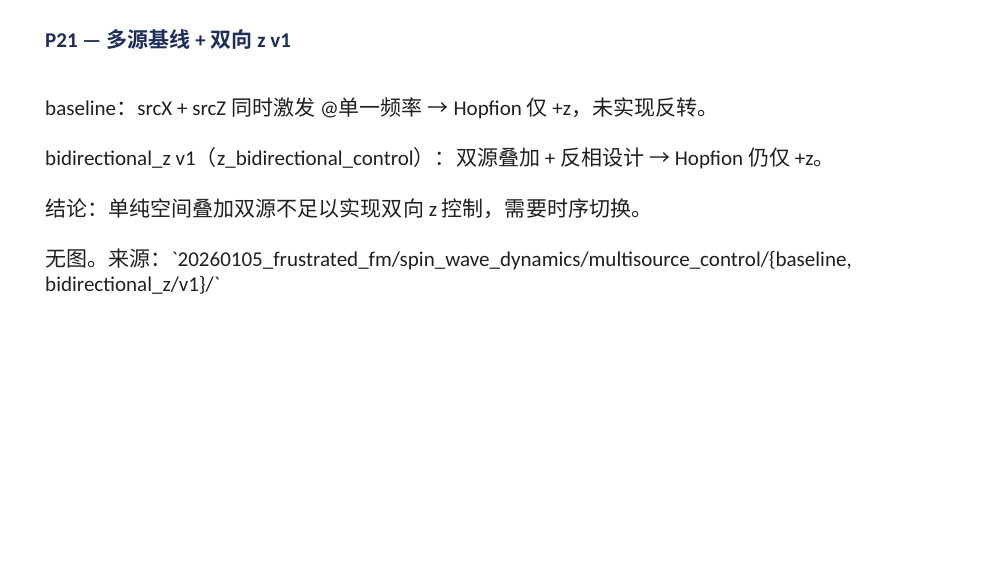
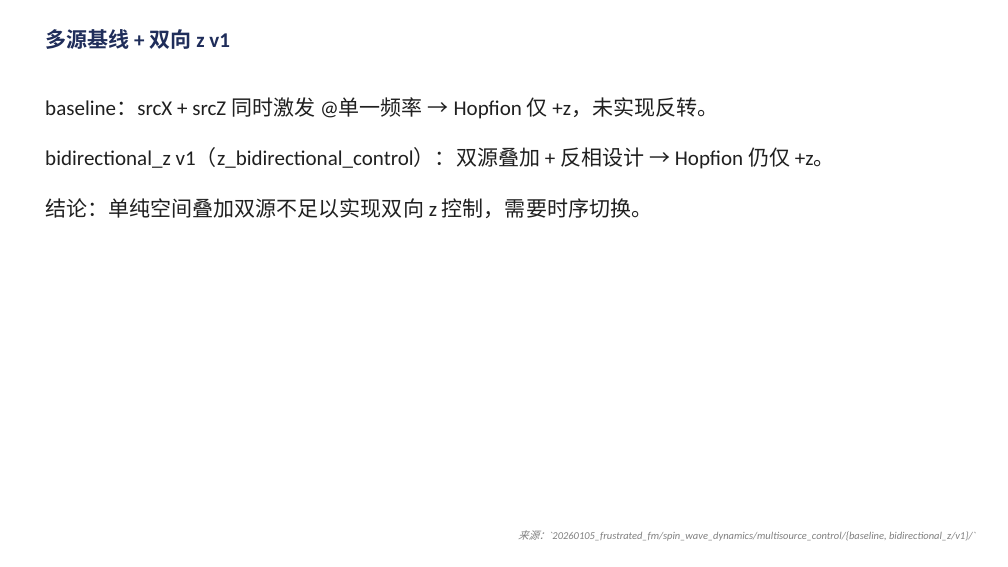
Before and after one commit to Wlybs/Hopfion, a slide deck: slide 21 of presentation/talk.pptx. Drawn at 1008x567 pixels with LibreOffice and Linux fonts; fonts in the diff are those of the drawing. Boxes give left, top, right and bottom in pixels: in the first picture for what was removed or moved away, otherwise in the second. Text is boxed around its words. In the diff, an @@ line names an element or a change of style, - is before the commit and + after.

```diff
--- a/presentation/talk.pptx
+++ b/presentation/talk.pptx
@@ text at <box>45,29,230,49</box>: text changed @@
-P21 — 多源基线 + 双向 z v1
+多源基线 + 双向 z v1
@@ text at <box>45,248,852,294</box>: paragraph removed @@
-无图。来源：`20260105_frustrated_fm/spin_wave_dynamics/multisource_control/{baseline, bidirectional_z/v1}/`
@@ text added at <box>518,530,976,541</box>, 10 pt, text #808080, italic @@
+来源：`20260105_frustrated_fm/spin_wave_dynamics/multisource_control/{baseline, bidirectional_z/v1}/`
```
Also in this commit, not shown: 28 other slides changed, 1 other file.
